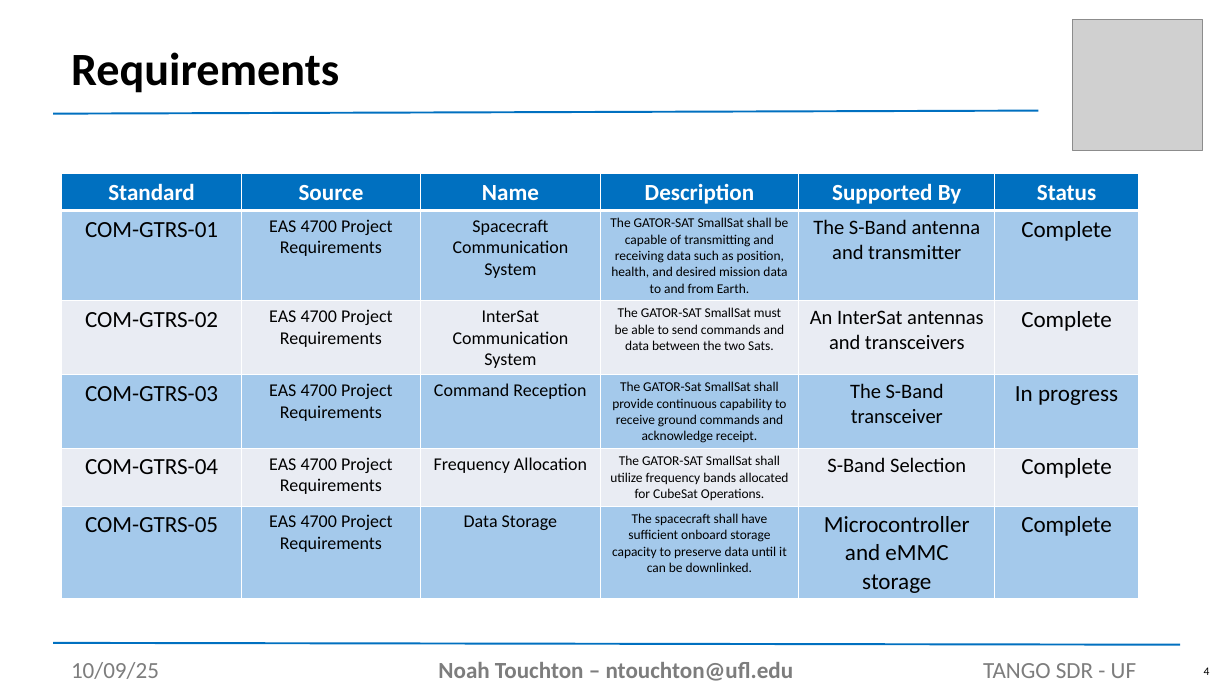
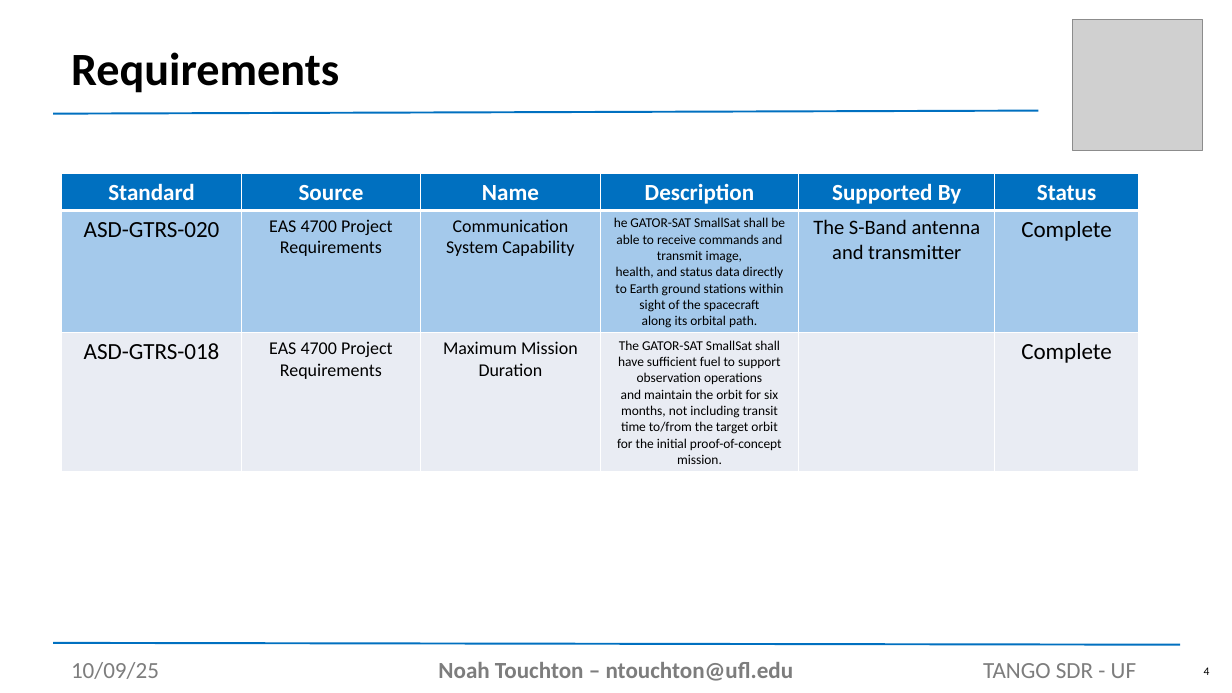
Before and after one commit to noahtouchton/School, a slide deck: slide 4 of Fall 2025/Aero Design 1/PowerPoint/SDR Presentation Template.pptx. Drawn at 1232x693 pixels with LibreOffice and Linux fonts; fonts in the diff are those of the drawing; grey boxes stand for pictures. Boxes give left, top, right and bottom in pixels: in the first picture for what was removed or moved away, otherwise in the second. Text is boxed around its words. In the diff, an @@ line names an element or a change of style, - is before the commit and + after.

```diff
--- a/Fall 2025/Aero Design 1/PowerPoint/SDR Presentation Template.pptx
+++ b/Fall 2025/Aero Design 1/PowerPoint/SDR Presentation Template.pptx
@@ table at (x1=62, y1=174, x2=1138, y2=488) @@
-row 2: COM-GTRS-01 | EAS 4700 Project Requirements | Spacecraft Communication System | The GATOR-SAT SmallSat shall be capable of transmitting and receiving data such as position, health, and desired mission data to and from Earth. | The S-Band antenna and transmitter | Complete
-row 3: COM-GTRS-02 | EAS 4700 Project Requirements | InterSat Communication System | The GATOR-SAT SmallSat must be able to send commands and data between the two Sats. | An InterSat antennas and transceivers | Complete
-row 4: COM-GTRS-03 | EAS 4700 Project Requirements | Command Reception | The GATOR-Sat SmallSat shall provide continuous capability to receive ground commands and acknowledge receipt. | The S-Band transceiver | In progress
-row 5: COM-GTRS-04 | EAS 4700 Project Requirements | Frequency Allocation | The GATOR-SAT SmallSat shall utilize frequency bands allocated for CubeSat Operations. | S-Band Selection | Complete
-row 6: COM-GTRS-05 | EAS 4700 Project Requirements | Data Storage | The spacecraft shall have sufficient onboard storage capacity to preserve data until it can be downlinked. | Microcontroller and eMMC storage | Complete
+row 2: ASD-GTRS-020 | EAS 4700 Project Requirements | Communication System Capability | he GATOR-SAT SmallSat shall be able to receive commands and transmit image, health, and status data directly to Earth ground stations within sight of the spacecraft along its orbital path. | The S-Band antenna and transmitter | Complete
+row 3: ASD-GTRS-018 | EAS 4700 Project Requirements | Maximum Mission Duration | The GATOR-SAT SmallSat shall have sufficient fuel to support observation operations and maintain the orbit for six months, not including transit time to/from the target orbit for the initial proof-of-concept mission. |  | Complete
```
Also in this commit, not shown: 2 other slides changed, 9 slides added, 9 other files.
